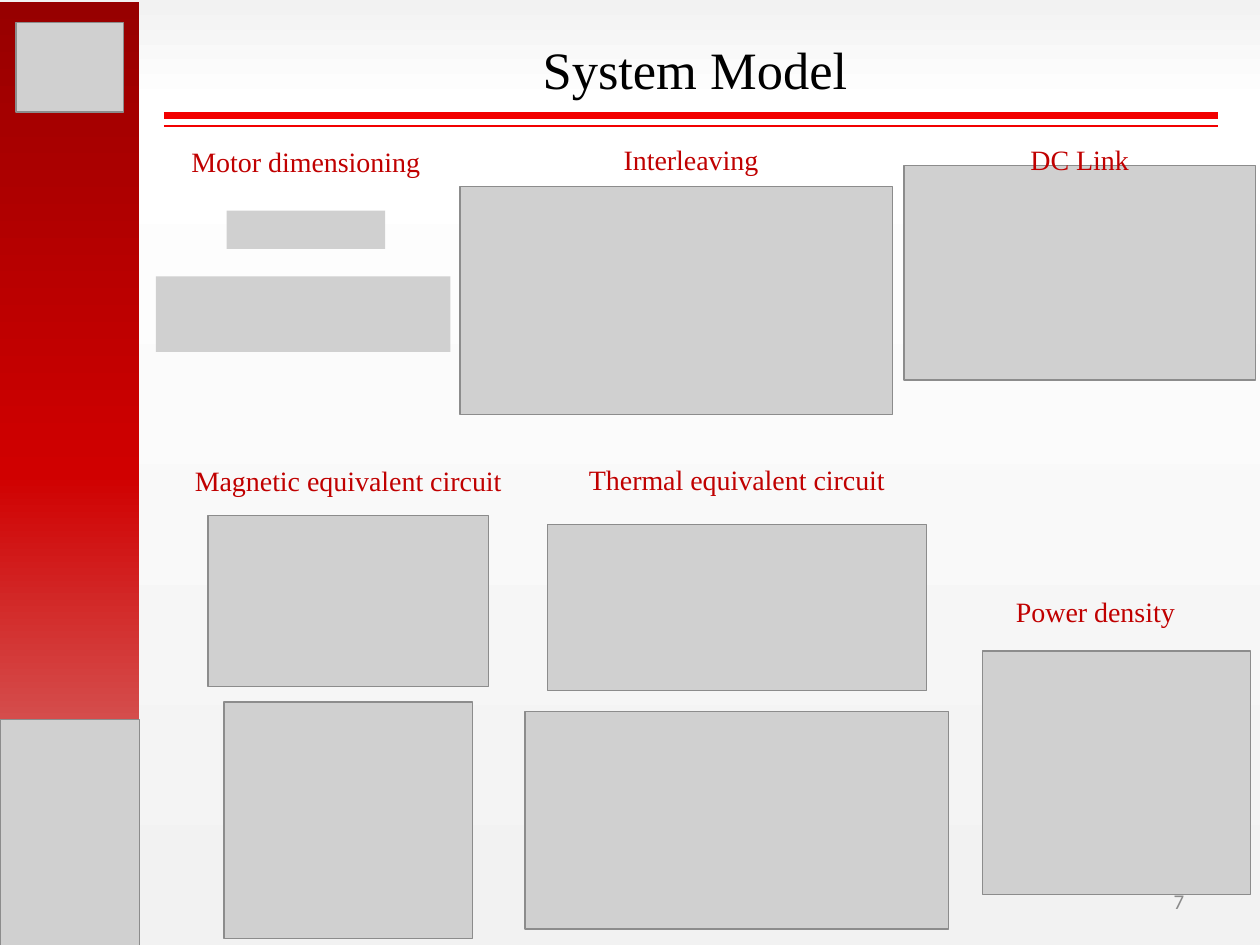
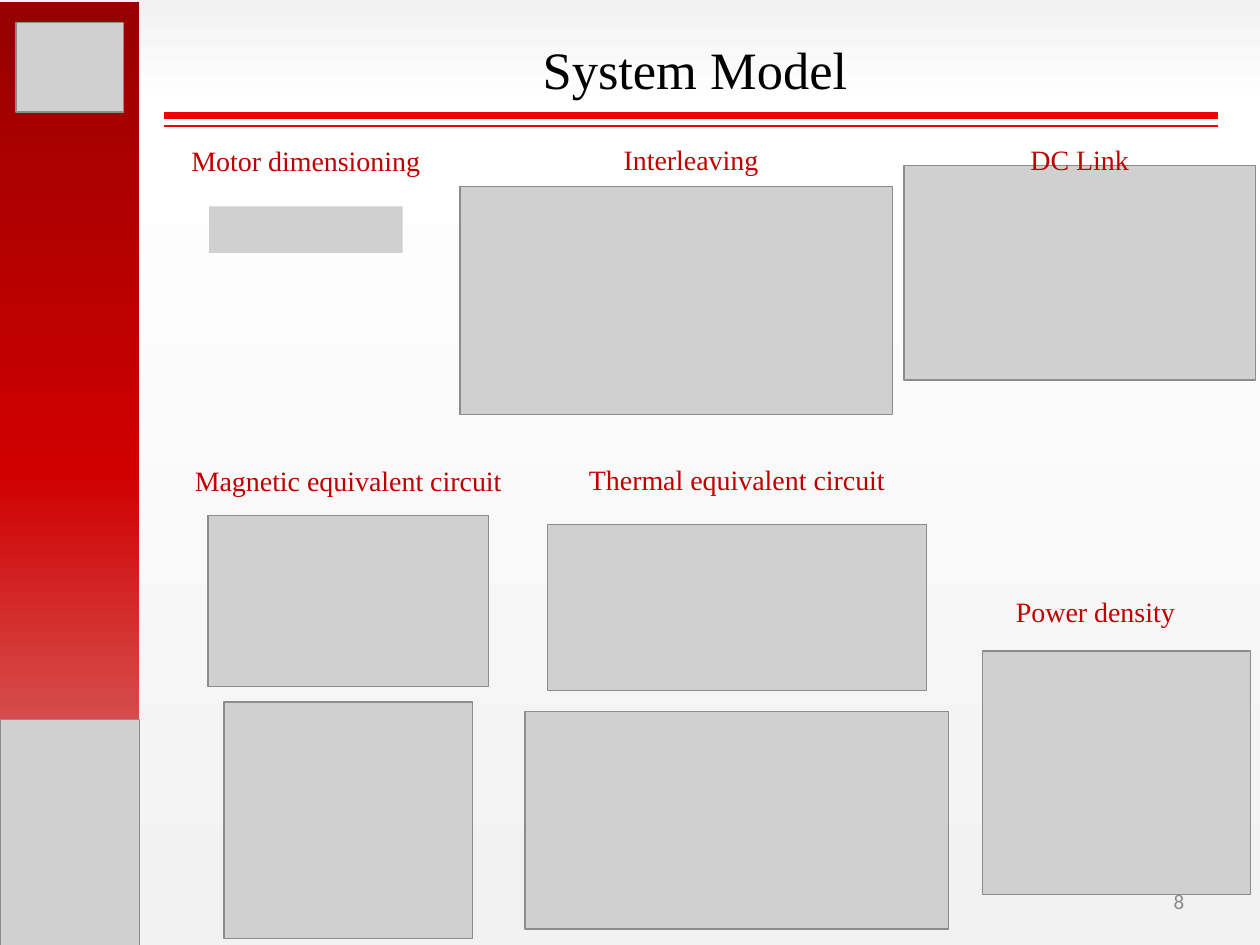
Before and after one commit to hakanpolat/IMMD, a slide deck: slide 8 of Paper/PEMD 2018/Presentation/PEMD2018_OralPres_Mesut_Uğur.pptx (slide 7 before the commit). Drawn at 1260x945 pixels with LibreOffice and Linux fonts; fonts in the diff are those of the drawing; grey boxes stand for pictures. Boxes give left, top, right and bottom in pixels: in the first picture for what was removed or moved away, otherwise in the second. Text is boxed around its words. In the diff, an @@ line names an element or a change of style, - is before the commit and + after.

```diff
--- a/Paper/PEMD 2018/Presentation/PEMD2018_OralPres_Mesut_Uğur.pptx
+++ b/Paper/PEMD 2018/Presentation/PEMD2018_OralPres_Mesut_Uğur.pptx
@@ picture: place and size @@
-picture at (227,210,386,248)
+picture at (209,207,403,253)
@@ picture removed at (156,276,451,352) @@
@@ page number at (1174,894,1185,909): text changed @@
-7
+8
```
Also in this commit, not shown: 2 other slides changed, 1 slide added, 5 other files.
